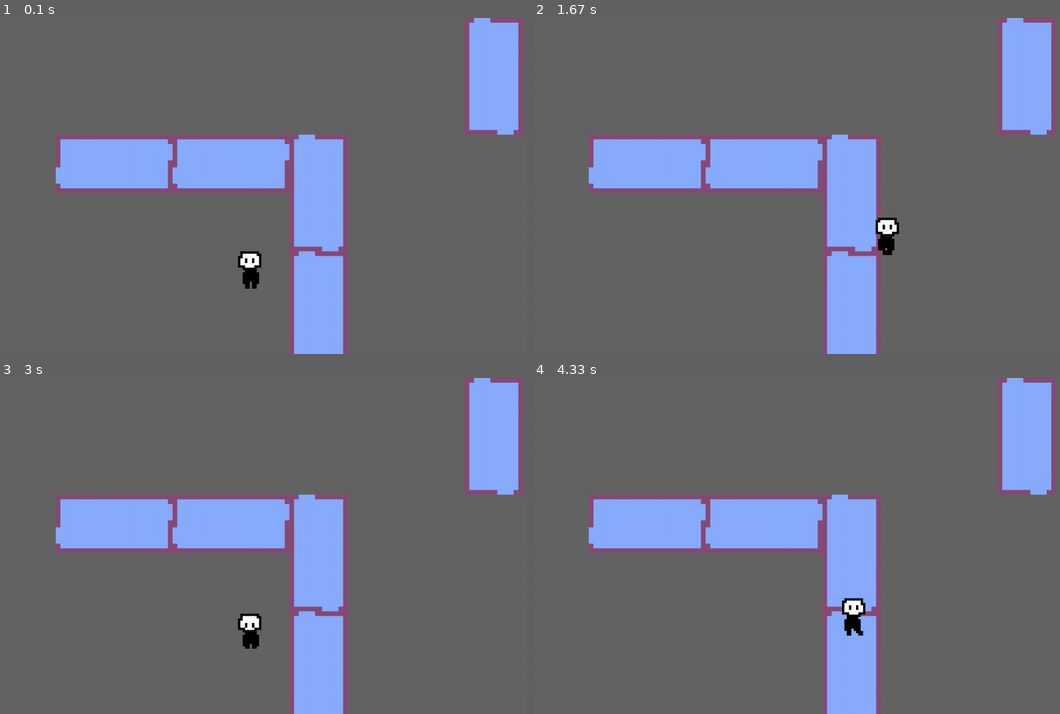
Above: before the commit, frames 1-4 (two rows, left to right).
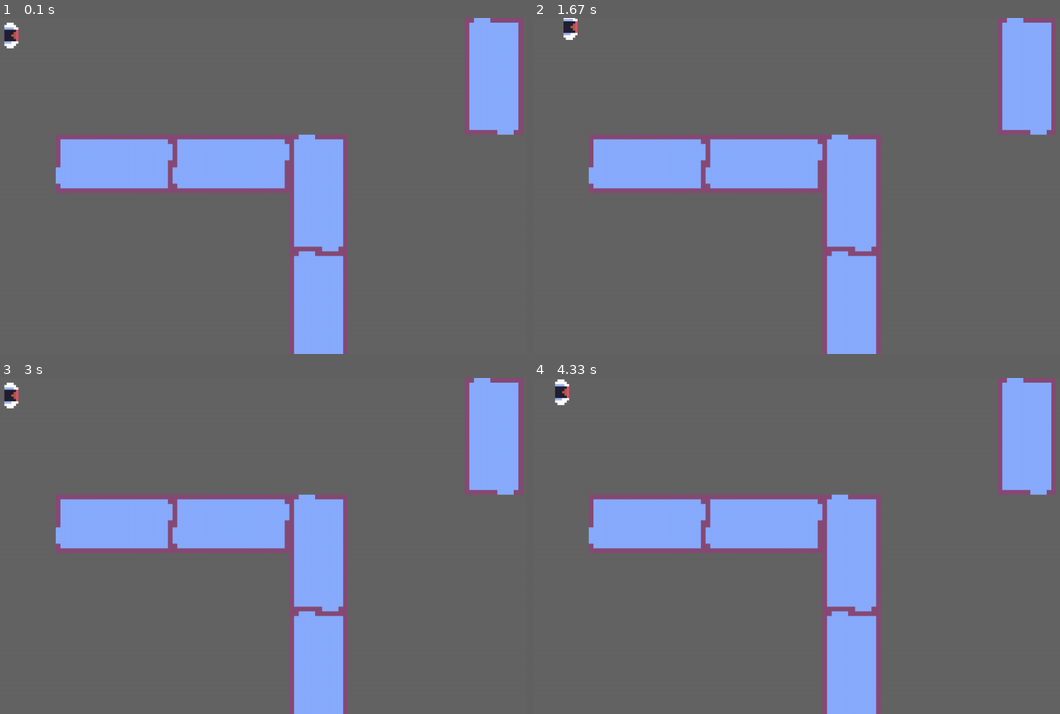
Above: after the commit, the same moments.

Repository: LeanHydra84/PyGames-2023
Game: pygame game, started from main.py
Same seed, same stepped clock (60 frames per second), same inputs: the game is played once before the commit and once after it.
Inputs:
- Up to frame 1 (0.1 s): no input
- Up to frame 2 (1.67 s): hold D 0.33-0.8 s; hold W 0.83-1.13 s; hold D 1.17-1.63 s
- Up to frame 3 (3 s): hold A 1.67-2.2 s; hold S 2.23-2.53 s; hold A 2.57-2.97 s
- Up to frame 4 (4.33 s): hold W 3-3.37 s; hold D 3.4-4.03 s; hold S from 4.07 s (still down)

The runs differ from the first frame. In frame 1, 0.6% of the frame differs, in the area x 0-50%, y 1-81%; in frame 2, 0.5%; in frame 3, 0.6%; in frame 4, 0.6%, in the area x 4-64%, y 0-77%.

Commit message:
Top down character swag

Diff:
--- a/main.py
+++ b/main.py
@@ -1,6 +1,6 @@
 import pygame
 import room_creator
-from character import create_character
+import player
 SCREENSIZE = (1280, 720)
 
 backgroundColor = pygame.Color(100, 100, 100, 255)
@@ -18,7 +18,7 @@
     running = True
 
     keys = [False, False, False, False]
-    char = create_character(5)
+    char = player.createplayer(5)
 
     chargroup = pygame.sprite.Group()
     chargroup.add(char)
@@ -56,7 +56,7 @@
 
         # Update
 
-        char.update(keys, None)
+        char.update(keys)
 
         # Draw
 
--- /dev/null
+++ b/player.py
@@ -0,0 +1,98 @@
+import pygame
+from character import ImageBase
+
+class Player(pygame.sprite.Sprite):
+    def __init__(self, sheet: tuple[ImageBase]):
+        pygame.sprite.Sprite.__init__(self)
+
+        # Persistent Data (Sprites that do not change)
+        self.sheet = sheet
+
+        # Semi-persistent data (Sprites that may change, but are not drawn and are not unrecoverable)
+        self.image_base : pygame.Surface = sheet[0].img
+
+        # Draw Sprites
+        self.sheetdim = sheet[0].dimension
+        rect : pygame.Rect = sheet[0].img.get_rect()
+        self.rect = pygame.Rect(0, 0, rect.w / (self.sheetdim[0] + 1), rect.h / (self.sheetdim[1] + 1))
+
+        self.image = pygame.Surface(self.rect.size, pygame.SRCALPHA)
+
+
+        # Movement
+        self.position = pygame.Vector2()
+        self.speed = 1
+
+        # Sprite sheet rendering
+        self.frametickspeed = sheet[0].speed
+        self.frametick = 0
+        self.curframe = [0, 0]
+
+        self.set_active_frame()
+
+
+    def set_active_frame(self):
+        self.image.fill(pygame.Color(0, 0, 0, 0), special_flags=pygame.BLEND_RGBA_MULT)
+        newRect = pygame.Rect(self.rect)
+        newRect.x = self.curframe[0] * self.rect.w
+        newRect.y = self.curframe[1] * self.rect.h
+        self.image.blit(self.image_base, (0, 0), newRect)
+
+    def recalculate_imagebase(self, index):
+        newimgbase = self.sheet[index]
+        self.image_base = newimgbase.img
+        self.sheetdim = newimgbase.dimension
+        self.frametickspeed = newimgbase.speed
+        self.frametick = 0
+        self.set_active_frame()
+
+    def increment_frames(self):
+        if(self.curframe[0] >= self.sheetdim[0]):
+            if self.curframe[1] >= self.sheetdim[1]:
+                self.curframe[0] = 0
+                self.curframe[1] = 0
+            else:
+                self.curframe[0] = 0
+                self.curframe[1] += 1
+        else:
+            self.curframe[0] += 1
+
+    def update(self, keys):
+
+        group = self.groups()[0]
+        if group != None:
+            pass
+
+
+        # Animation
+        self.frametick += 1
+        if self.frametick > self.frametickspeed:
+            print("tick")
+            self.frametick = 0
+            self.increment_frames()
+            self.set_active_frame()
+
+        # Movement
+        mx = 1 if keys[3] else -1 if keys[1] else 0
+        my = 1 if keys[2] else -1 if keys[0] else 0
+
+        if mx != 0 or my != 0:
+            mv = pygame.Vector2(mx, my).normalize() * self.speed
+            self.position += mv
+
+        # Positioning
+        self.rect.x = self.position.x
+        self.rect.y = self.position.y
+
+
+
+
+def createplayer(scale) -> Player:
+    img = pygame.transform.scale_by(pygame.image.load("assets\\shespriteonmy\\girl1.png").convert_alpha(), scale)
+    feet = pygame.transform.scale_by(pygame.image.load("assets\\shespriteonmy\\leg1.png").convert_alpha(), scale)
+
+    sheet = ( ImageBase(img, (2, 0), 25), ImageBase(feet, (0, 0), -1) )
+    char = Player(sheet)
+    char.speed = 1
+
+    return char
Binary file added: assets/shespriteonmy/girl1.png
Binary file added: assets/shespriteonmy/leg1.png
